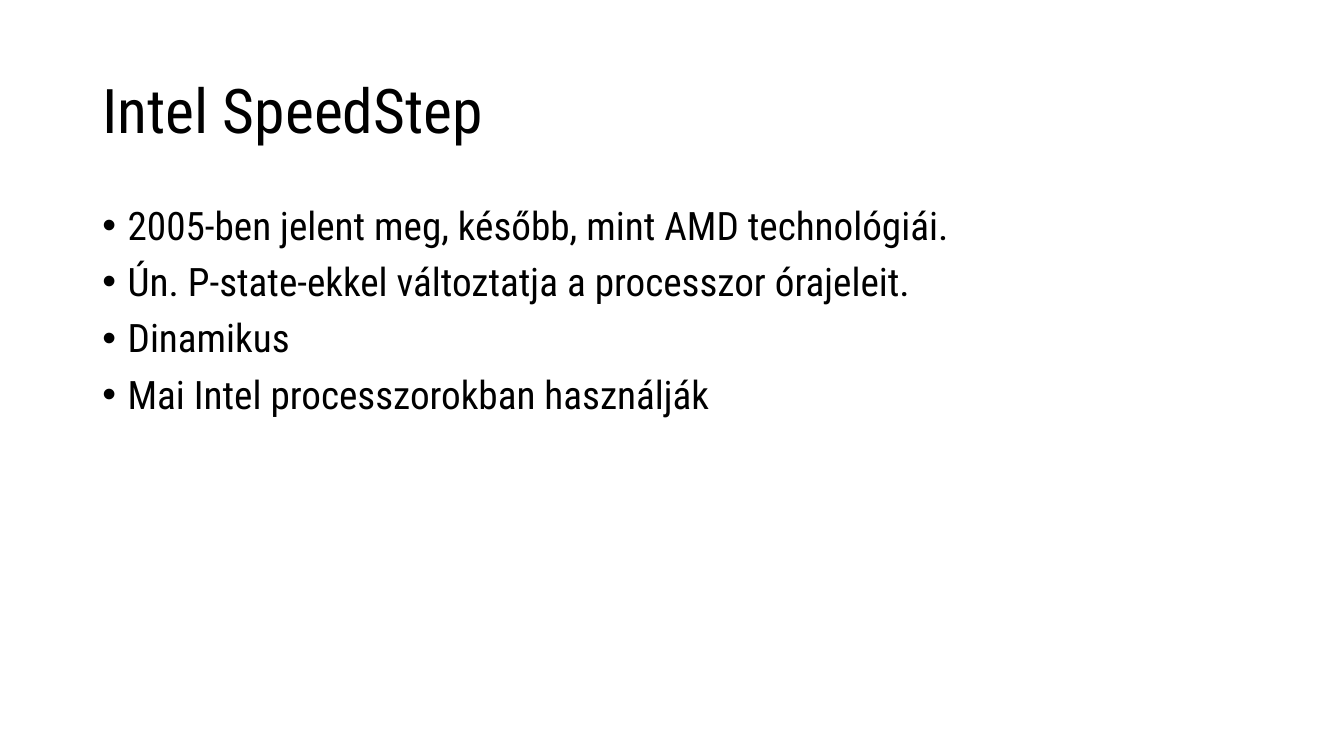
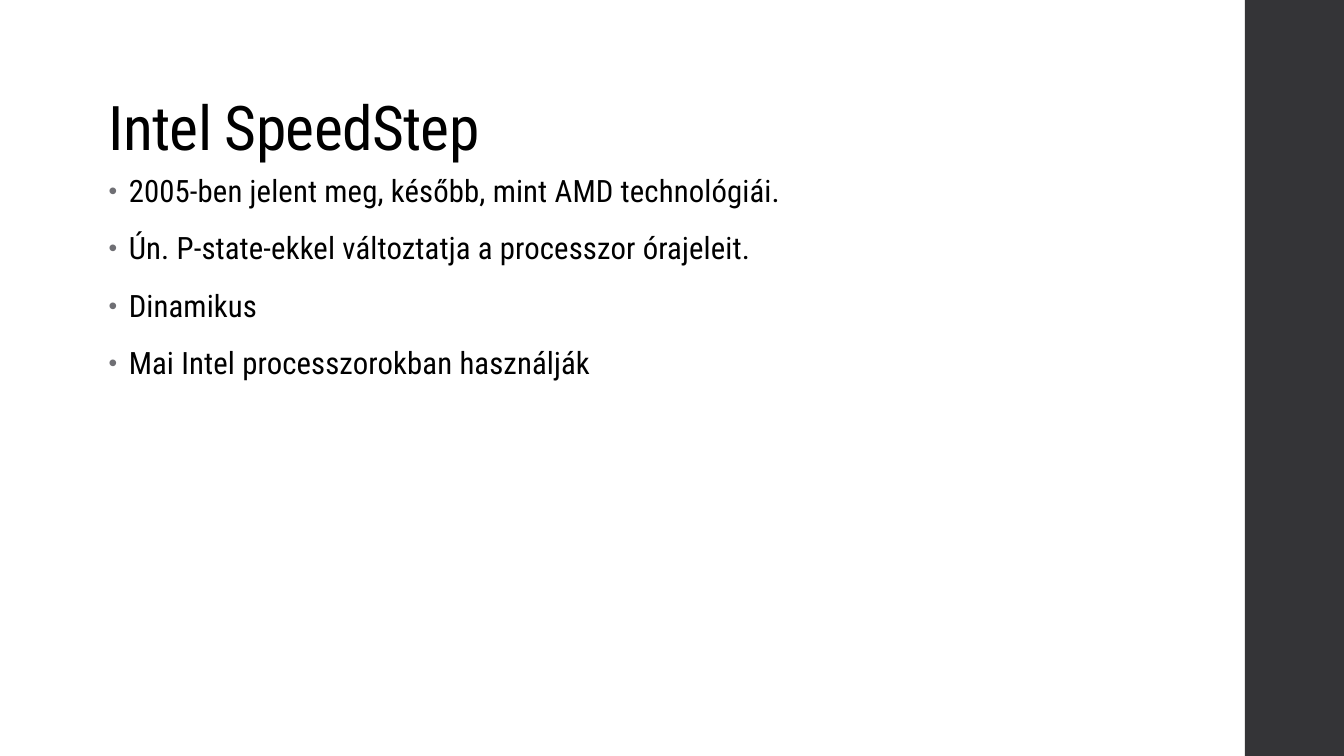
Before and after one commit to verbence/ppt-2022, a slide deck: slide 10 of cpuhutes.pptx. Drawn at 1344x756 pixels with LibreOffice and Linux fonts; fonts in the diff are those of the drawing. Boxes give left, top, right and bottom in pixels: in the first picture for what was removed or moved away, otherwise in the second. Text is boxed around its words. In the diff, an @@ line names an element or a change of style, - is before the commit and + after.

```diff
--- a/cpuhutes.pptx
+++ b/cpuhutes.pptx
@@ title "Intel SpeedStep": place and size @@
-title "Intel SpeedStep" at [102, 86, 483, 146]
+title "Intel SpeedStep" at [109, 103, 479, 163]
@@ title "Intel SpeedStep" at [109, 103, 479, 163]: letter spacing 0 to -0.5 pt; vertical alignment middle to bottom @@
@@ rectangle added at [1245, 0, 1344, 756], fill #353537 @@
@@ text "2005-ben jelent meg, később, mint ...": place and size @@
-text "2005-ben jelent meg, később, mint ..." at [128, 210, 948, 418]
+text "2005-ben jelent meg, később, mint ..." at [129, 179, 780, 381]
@@ text "2005-ben jelent meg, később, mint ..." at [129, 179, 780, 381]: size 28 to 22 pt, letter spacing 0 to 0.1 pt; indent changed; line spacing 0.9 to 0.95; more space between paragraphs @@
```
Also in this commit, not shown: 11 other slides changed.
